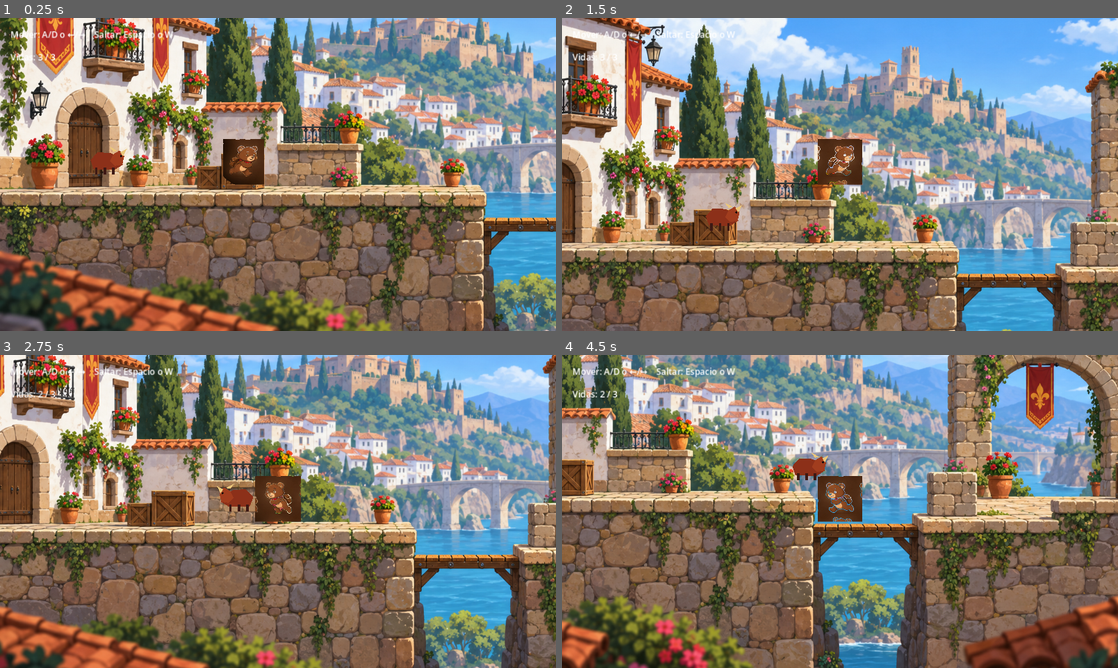
Above: before the commit, frames 1-4 (two rows, left to right).
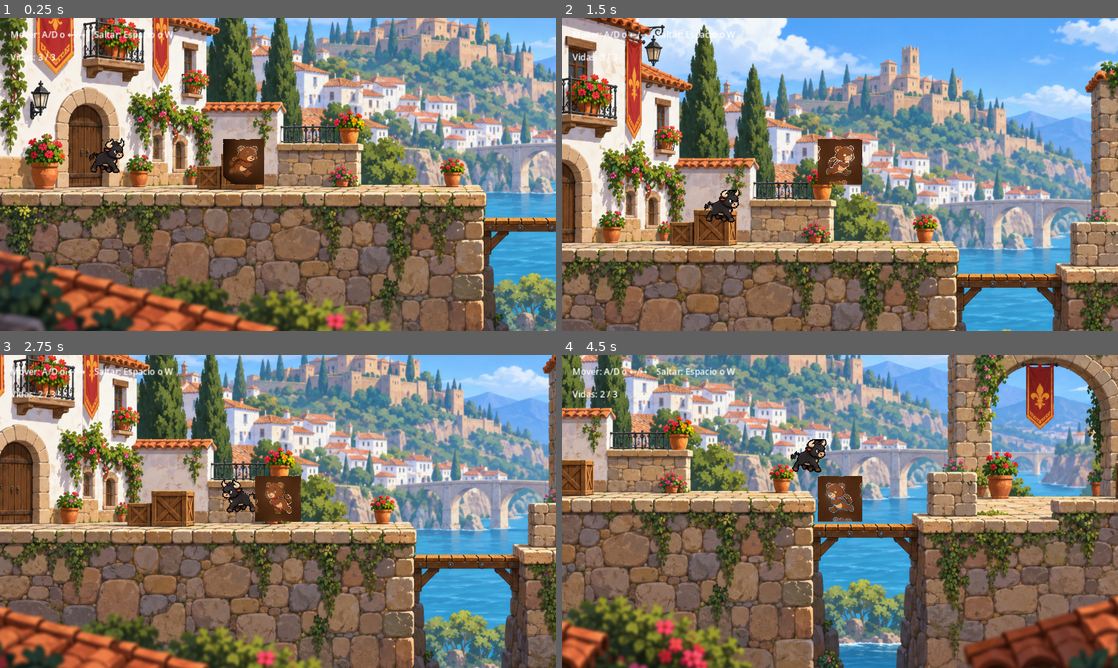
Above: after the commit, the same moments.

Repository: CabetoRX/thomas-padre-aventuras
Game: Godot game, scene res://scenes/main.tscn
Two runs of this game, one before a commit and one after it. Both use one fixed random seed, a clock stepped at 60 frames per second and the inputs below.
Inputs:
- Up to frame 1 (0.25 s): no input
- Up to frame 2 (1.5 s): hold D (ui_right) from 0.53 s (still down); tap Space (jump) at 0.77 s
- Up to frame 3 (2.75 s): tap Space (jump) at 1.52 s; release D (ui_right) at 2.03 s; hold A (ui_left) from 2.03 s (still down)
- Up to frame 4 (4.5 s): release A (ui_left) at 2.78 s; hold D (ui_right) 2.78-4.28 s; tap Space (jump) at 3.02, 3.77 s; hold A (ui_left) from 4.28 s (still down)

The runs differ from the first frame. In frame 1, 0.5% of the frame differs, in the area x 16-23%, y 38-50%; in frame 2, 0.6%; in frame 3, 0.5%; in frame 4, 0.6%, in the area x 41-48%, y 26-40%.

Commit message:
feat: use provided bull chase animation
Co-authored-by: Copilot App <223556219+Copilot@users.noreply.github.com>

Diff:
--- a/scenes/bull.tscn
+++ b/scenes/bull.tscn
@@ -19,6 +19,8 @@
 shape = SubResource("BullBodyShape")
 
 [node name="AnimatedSprite2D" type="AnimatedSprite2D" parent="."]
+position = Vector2(2, -19)
+scale = Vector2(0.25, 0.25)
 
 [node name="Hitbox" type="Area2D" parent="."]
 collision_layer = 0
--- a/scripts/bull.gd
+++ b/scripts/bull.gd
@@ -12,7 +12,33 @@
 var facing: float = 1.0
 
 func _ready() -> void:
-	queue_redraw()
+	var frame_paths := DirAccess.get_files_at("res://assets/characters/bull/chase")
+	frame_paths.sort()
+
+	var sprite_frames := SpriteFrames.new()
+	sprite_frames.add_animation("chase")
+	sprite_frames.set_animation_speed("chase", 12.0)
+	sprite_frames.set_animation_loop("chase", true)
+
+	var frame_count := 0
+	for path in frame_paths:
+		if not path.ends_with(".png"):
+			continue
+
+		var texture := load("res://assets/characters/bull/chase/" + path) as Texture2D
+		if texture == null:
+			push_error("Could not load bull animation frame: " + path)
+			return
+		sprite_frames.add_frame("chase", texture)
+		frame_count += 1
+
+	if frame_count == 0:
+		push_error("No bull animation frames found in res://assets/characters/bull/chase.")
+		return
+
+	animated_sprite.sprite_frames = sprite_frames
+	animated_sprite.animation = "chase"
+	animated_sprite.play("chase")
 
 func _physics_process(delta: float) -> void:
 	if player == null or not is_instance_valid(player):
@@ -30,9 +56,7 @@
 	else:
 		var direction := signf(player.global_position.x - global_position.x)
 		if direction != 0.0:
-			if facing != direction:
-				facing = direction
-				queue_redraw()
+			facing = direction
 			velocity.x = direction * speed
 
 	animated_sprite.flip_h = facing < 0.0
@@ -42,39 +66,9 @@
 	facing = signf(global_position.x - target_position.x)
 	if facing == 0.0:
 		facing = 1.0
-	queue_redraw()
 	knockback_timer = knockback_duration
 	velocity.x = facing * knockback_speed
 	global_position.x += facing * 20.0
-
-func _draw() -> void:
-	draw_set_transform(Vector2.ZERO, 0.0, Vector2(facing, 1.0))
-	draw_colored_polygon(
-		PackedVector2Array([
-			Vector2(-25, -23), Vector2(-14, -35), Vector2(6, -34),
-			Vector2(19, -26), Vector2(25, -16), Vector2(12, -8),
-			Vector2(-20, -9)
-		]),
-		Color(0.55, 0.19, 0.1)
-	)
-	draw_colored_polygon(
-		PackedVector2Array([
-			Vector2(10, -32), Vector2(20, -38), Vector2(27, -29),
-			Vector2(24, -16), Vector2(13, -14), Vector2(5, -22)
-		]),
-		Color(0.63, 0.24, 0.12)
-	)
-	draw_colored_polygon(
-		PackedVector2Array([Vector2(10, -36), Vector2(4, -44), Vector2(17, -37)]),
-		Color(0.92, 0.78, 0.48)
-	)
-	draw_colored_polygon(
-		PackedVector2Array([Vector2(21, -35), Vector2(31, -40), Vector2(25, -29)]),
-		Color(0.92, 0.78, 0.48)
-	)
-	draw_circle(Vector2(22, -29), 1.5, Color(0.08, 0.05, 0.04))
-	for leg_x in [-16.0, -3.0, 10.0]:
-		draw_line(Vector2(leg_x, -12), Vector2(leg_x, -1), Color(0.24, 0.1, 0.08), 4.0)
 
 func _on_hitbox_body_entered(body: Node2D) -> void:
 	if not body.is_in_group("player") or not body.has_method("take_damage"):
--- a/tests/phase4_test.gd
+++ b/tests/phase4_test.gd
@@ -15,6 +15,9 @@
 	var lives_label := main_instance.get_node("Ground/CanvasLayer/LivesLabel")
 	assert(player.lives == 3, "The player should start with three lives.")
 	assert(lives_label.text == "Vidas: 3 / 3", "The level HUD should show the initial lives.")
+	assert(bull.animated_sprite.is_playing(), "The bull animation should be playing.")
+	assert(bull.animated_sprite.sprite_frames.get_frame_count("chase") == 36, "All bull animation frames should load.")
+	assert(bull.animated_sprite.sprite_frames.get_frame_texture("chase", 0).get_image().detect_alpha(), "Bull frames should have transparent backgrounds.")
 	assert(bull.global_position.x > 120.0, "The bull should chase the stationary player.")
 	assert(player.is_on_floor(), "The player should land on the level floor.")
 
Binary file added: assets/characters/bull/chase/frame_001.png
Binary file added: assets/characters/bull/chase/frame_002.png
Binary file added: assets/characters/bull/chase/frame_003.png
Binary file added: assets/characters/bull/chase/frame_004.png
Binary file added: assets/characters/bull/chase/frame_005.png
Binary file added: assets/characters/bull/chase/frame_006.png
Binary file added: assets/characters/bull/chase/frame_007.png
Binary file added: assets/characters/bull/chase/frame_008.png
Binary file added: assets/characters/bull/chase/frame_009.png
Binary file added: assets/characters/bull/chase/frame_010.png
Binary file added: assets/characters/bull/chase/frame_011.png
Binary file added: assets/characters/bull/chase/frame_012.png
(and 26 more such lines)
